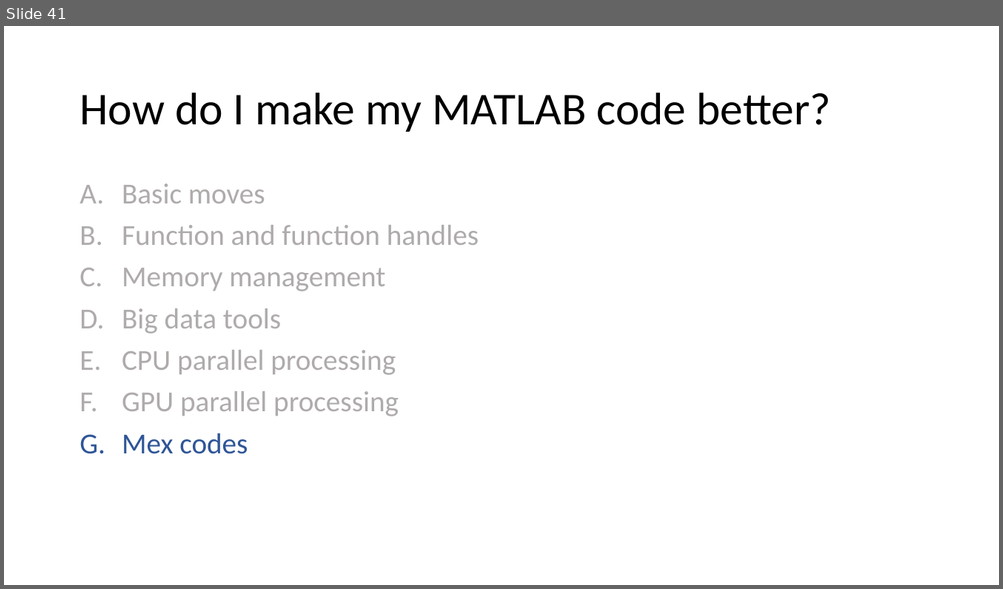
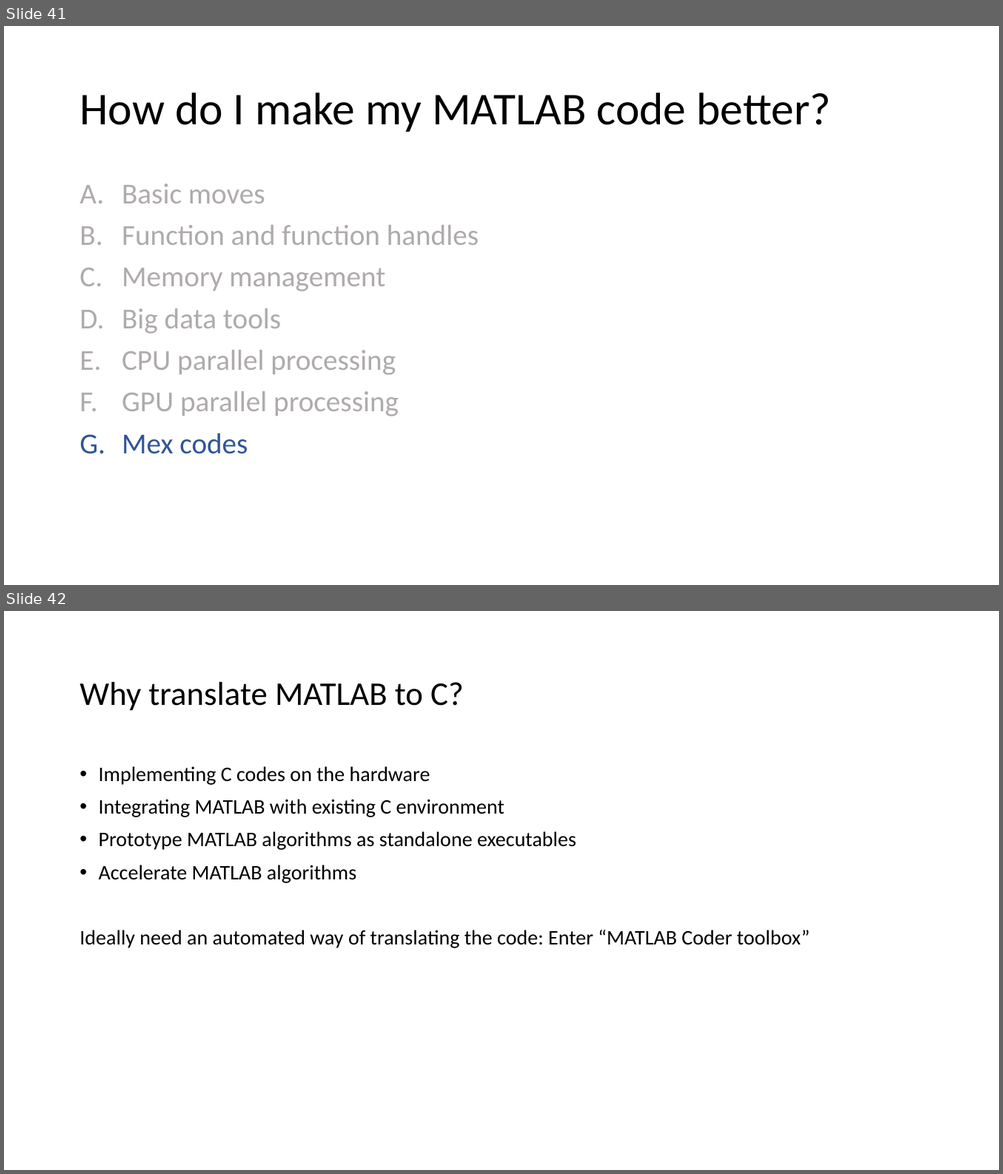
Before and after one commit to viveksgr/MATLAB_workshop, a slide deck: Advanced MATLAB Workshop.pptx. Shown one above the other, each under a label of ours: slide 41 before the commit, slides 41 and 42 after it. The pictures are 1003x589 and 1003x1174 pixels, drawn with LibreOffice and Linux fonts; fonts in the diff are those of the drawing. Boxes give left, top, right and bottom in pixels: in the first picture for what was removed or moved away, otherwise in the second. Text is boxed around its words. In the diff, an @@ line names an element or a change of style, - is before the commit and + after.

```diff
--- a/Advanced MATLAB Workshop.pptx
+++ b/Advanced MATLAB Workshop.pptx
@@ slide 42 added at [4, 611, 999, 1170], background #FFFFFF @@
@@ title added at [79, 682, 464, 711], 32 pt, text #000000 @@
+Why translate MATLAB to C?
@@ text added at [79, 766, 810, 948], 20 pt, text #000000 @@
+• Implementing C codes on the hardware
+• Integrating MATLAB with existing C environment
+• Prototype MATLAB algorithms as standalone executables
+• Accelerate MATLAB algorithms
+Ideally need an automated way of translating the code: Enter “MATLAB Coder toolbox”
```
Also in this commit, not shown: 5 slides changed, 4 other slides added, 7 other files.
